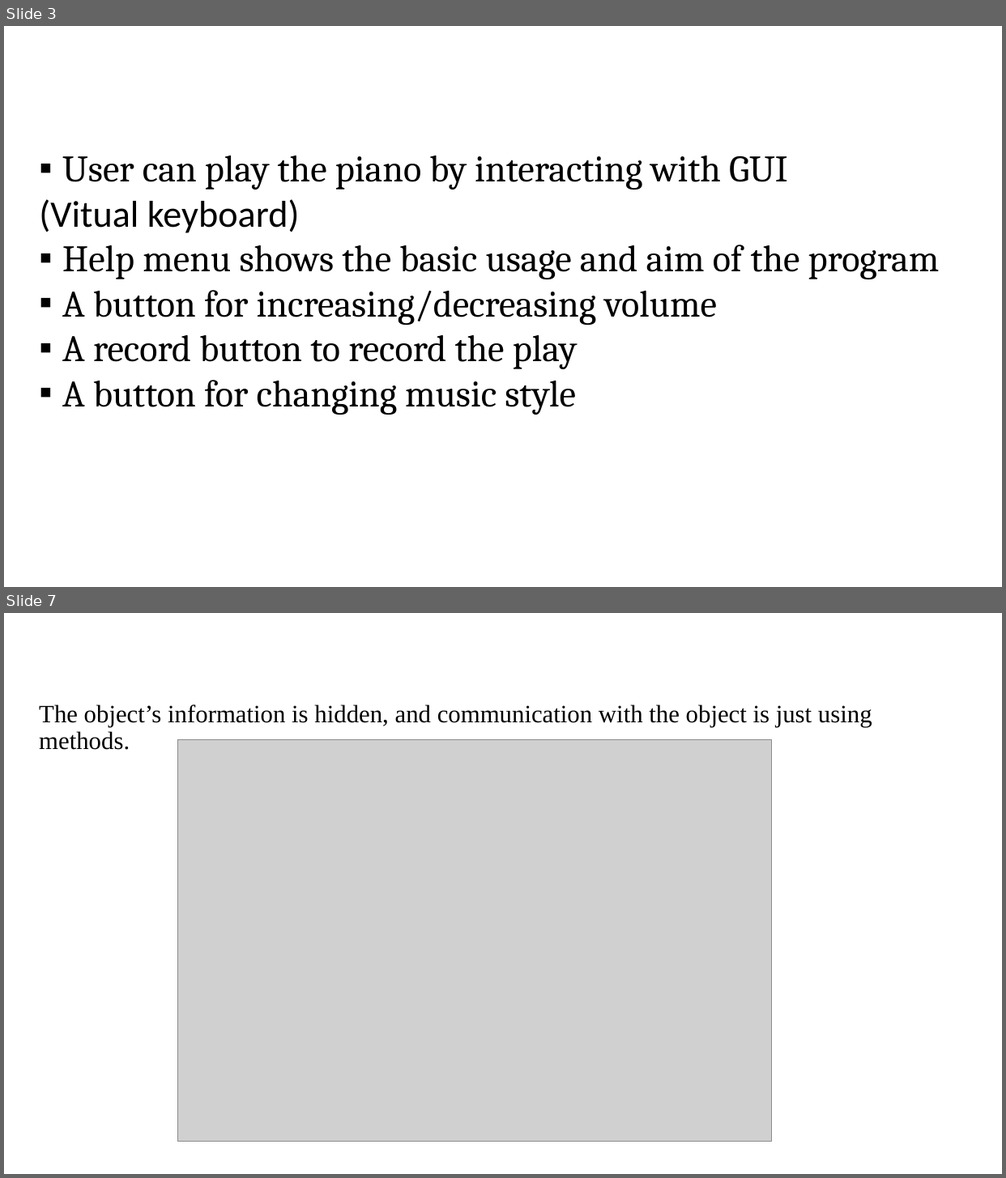
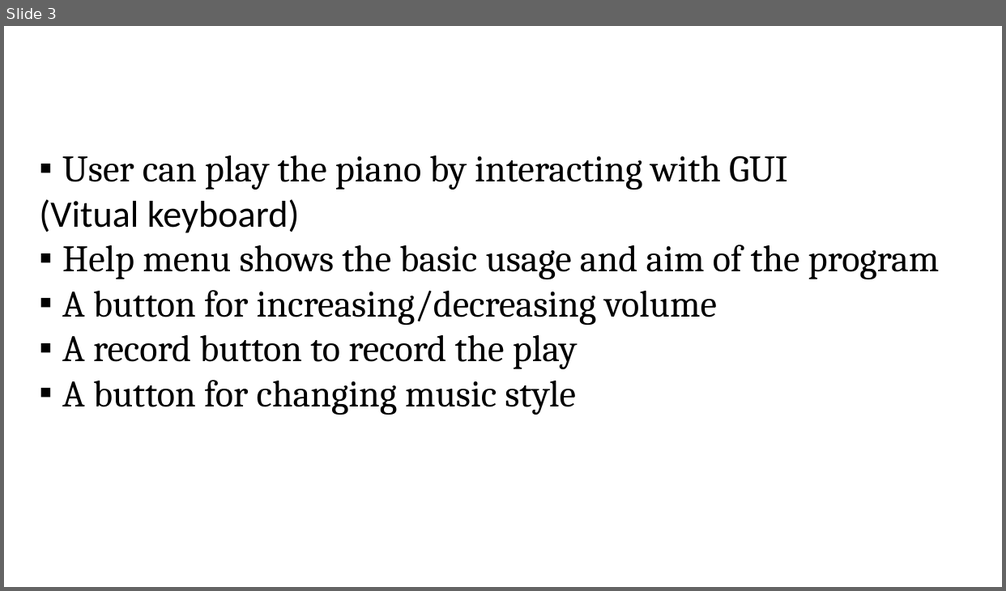
Before and after one commit to giangNT1609/SimplePianoJavaApp, a slide deck: presentation/OOP.pptx. Shown one above the other, each under a label of ours: slides 3 and 7 before the commit, slide 3 after it; the slides between them are not shown. The pictures are 1006x1178 and 1006x591 pixels, drawn with LibreOffice and Linux fonts; fonts in the diff are those of the drawing; grey boxes stand for pictures; background and template pictures are left out. Boxes give left, top, right and bottom in pixels: in the first picture for what was removed or moved away, otherwise in the second. Text is boxed around its words. In the diff, an @@ line names an element or a change of style, - is before the commit and + after.

```diff
--- a/presentation/OOP.pptx
+++ b/presentation/OOP.pptx
@@ slide 7 removed at [4, 613, 1002, 1174], background picture (left out) @@
@@ title removed at [32, 622, 974, 658] @@
-Encapsulation
@@ text removed at [39, 705, 872, 750] @@
-The object’s information is hidden, and communication with the object is just using methods.
@@ picture removed at [177, 740, 771, 1142] @@
```
Also in this commit, not shown: 6 slides changed, 1 slide added, 22 other files.
